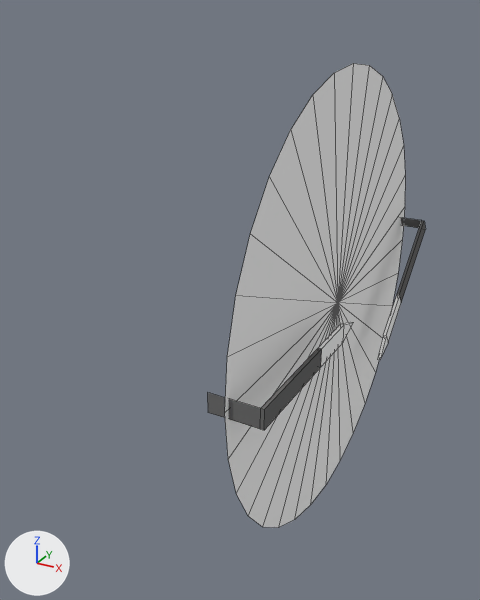
A saved change to the Blender file dev/blender/instruments/battery-gauge.blend.
Rendered twice from a 50 mm lens placed at (-0.3504, -0.4571, -0.1164), pointed at (-0.3754, -0.4117, -0.1391). Lighting does not change. The marker at lower left points along +X, +Y and +Z. Mesh edges are drawn as thin lines.

Names of what the first picture shows: 'Face', 'PtrL', 'PtrR', 'PtrTipL'.
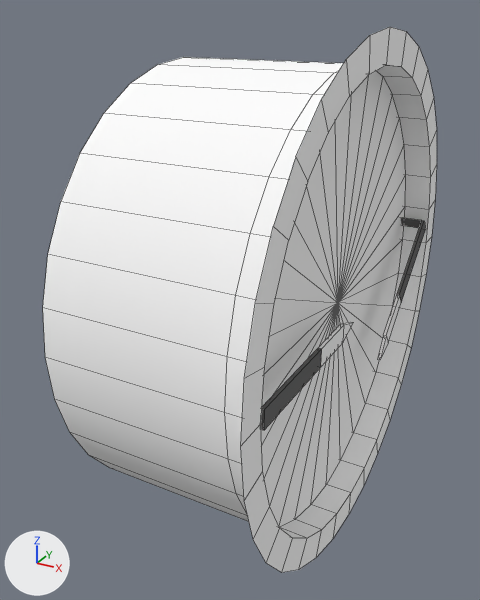
The newer file is also rescaled (x1.052), turned or shifted as a whole; pictures and numbers use the older file's frame.

What differs and where, as boxes (x1, y1, x2, y2) in the pictures (480 x 600 px):
'Case', added: after (43, 27, 437, 572)

Patch to the scene script:
```diff
--- a/dev/blender/instruments/battery-gauge.blend.py
+++ b/dev/blender/instruments/battery-gauge.blend.py
@@ mat_material_001 @@
+mat_material_001 = diffuse_material('Material.001')
+mat_material_001.base_color = (1.0, 1.0, 1.0)  # white #ffffff
@@ me_circle_009 @@
+me_circle_009.from_pydata(...)  # 128 vertices, 64 faces; spans x -0.0177..-0.0002, y -0.1077..-0.0641, z -0.017..0.0266
+me_circle_009.polygons.foreach_set('use_smooth', [True] * 64)
+me_circle_009.materials.append(mat_material_001)  # its picture is missing
@@ ob_case @@
+ob_case = bpy.data.objects.new('Case', me_circle_009)
+ob_case.location = (-0.36464, -0.32831, -0.1428)
+ob_case.scale = (0.951, 0.951, 0.951)
+ob_case.show_transparent = True
```
